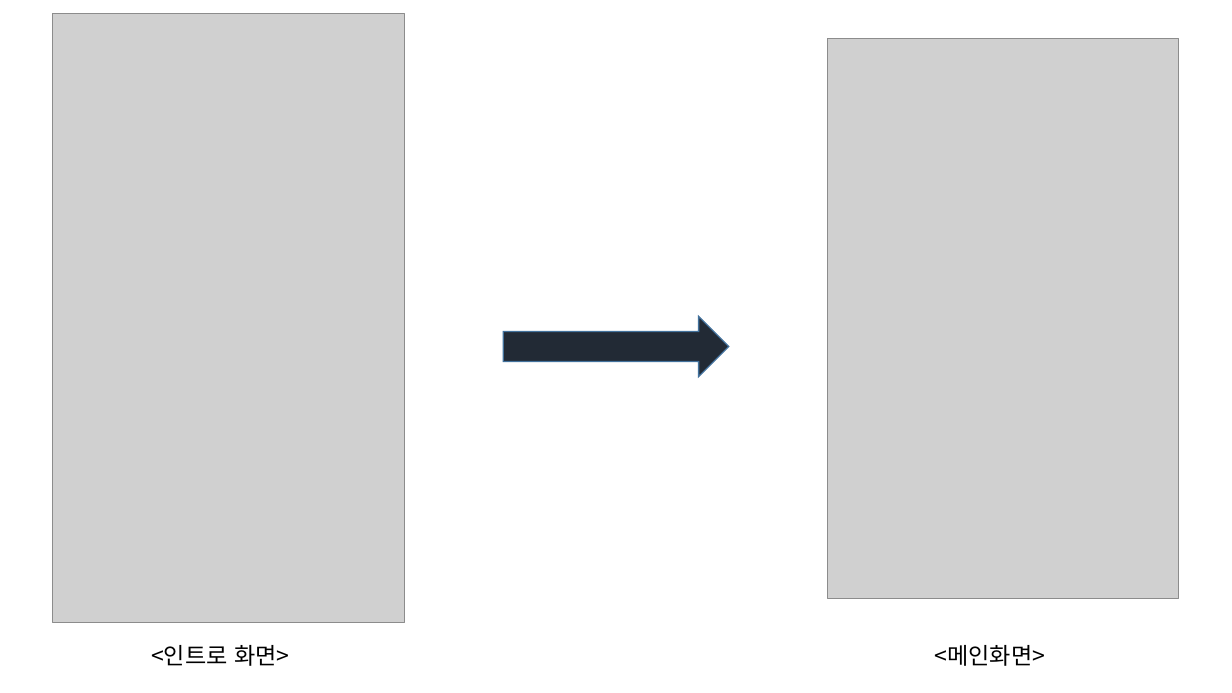
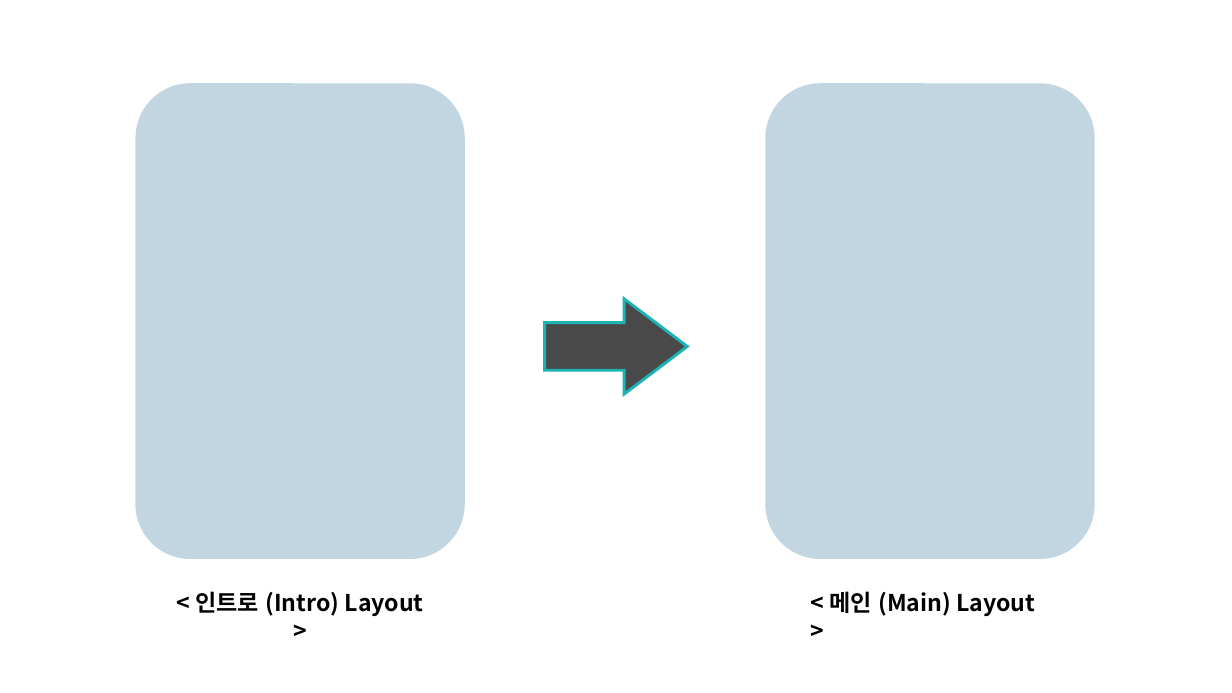
Before and after one commit to SunrinParty2018/Document, a slide deck: slide 5 of 3학년1반3조ppt.pptx (slide 4 before the commit). Drawn at 1232x693 pixels with LibreOffice and Linux fonts; fonts in the diff are those of the drawing; grey boxes stand for pictures; background and template pictures are left out. Boxes give left, top, right and bottom in pixels: in the first picture for what was removed or moved away, otherwise in the second. Text is boxed around its words. In the diff, an @@ line names an element or a change of style, - is before the commit and + after.

```diff
--- a/3학년1반3조ppt.pptx
+++ b/3학년1반3조ppt.pptx
@@ picture removed at (x1=53, y1=14, x2=404, y2=623) @@
@@ picture removed at (x1=828, y1=39, x2=1179, y2=599) @@
@@ rounded rectangle added at (x1=136, y1=83, x2=465, y2=559), fill #C1D6E1 @@
@@ rounded rectangle added at (x1=765, y1=83, x2=1094, y2=559), fill #C1D6E1 @@
@@ right arrow resized from (x1=504, y1=316, x2=729, y2=376) to (x1=544, y1=299, x2=687, y2=394) @@
@@ right arrow at (x1=544, y1=299, x2=687, y2=394): fill #222A35 to #494949; outline #43739E 1 pt to #1CB3B4 2.25 pt; proportions changed @@
@@ text at (x1=195, y1=591, x2=424, y2=616): text changed; bold on @@
-<인트로 화면>
+< 인트로 (Intro) Layout >
@@ text added at (x1=829, y1=591, x2=1035, y2=616), 18 pt, text #000000, bold @@
+< 메인 (Main) Layout >
@@ text removed at (x1=935, y1=645, x2=1046, y2=666) @@
-<메인화면>
```
Also in this commit, not shown: 5 other slides changed, 4 slides added, 2 slides removed.
